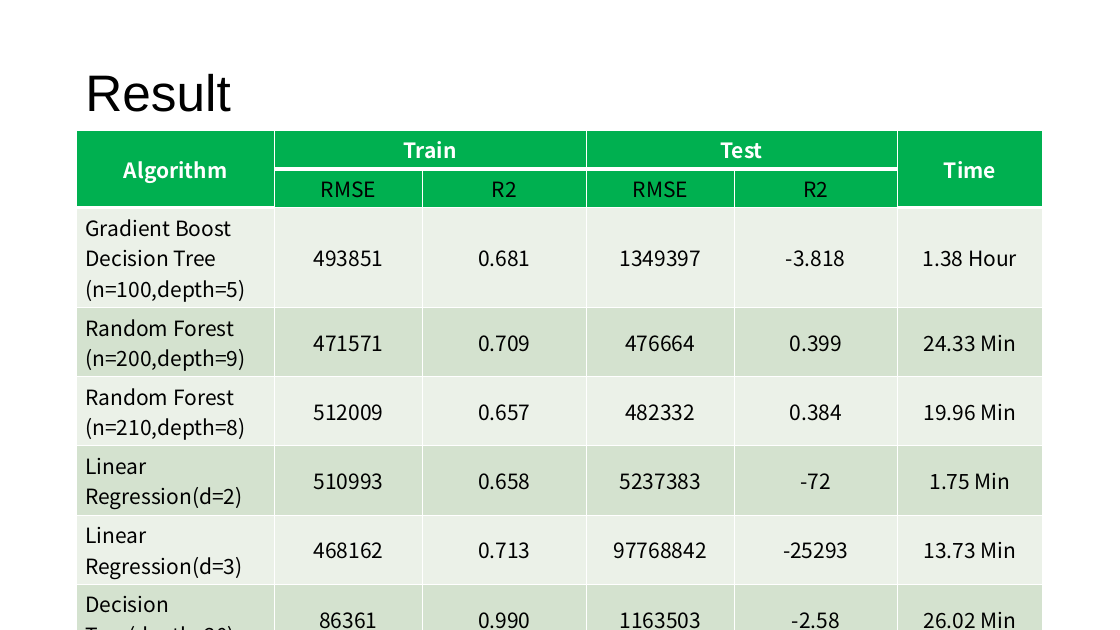
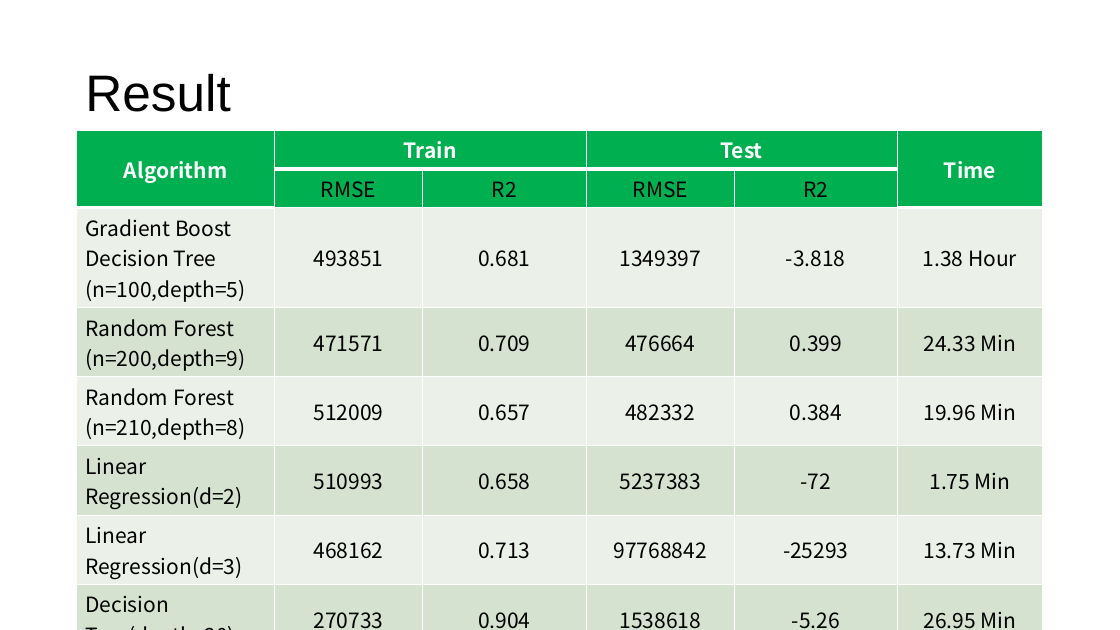
Before and after one commit to DrQJojo/651FinalProject, a slide deck: slide 23 of 651FinalProject.pptx. Drawn at 1120x630 pixels with LibreOffice and Linux fonts; fonts in the diff are those of the drawing; background and template pictures are left out. Boxes give left, top, right and bottom in pixels: in the first picture for what was removed or moved away, otherwise in the second. Text is boxed around its words. In the diff, an @@ line names an element or a change of style, - is before the commit and + after.

```diff
--- a/651FinalProject.pptx
+++ b/651FinalProject.pptx
@@ table at bbox=[77, 130, 1045, 630] @@
-row 8: Decision Tree(depth=20) | 86361 | 0.990 | 1163503 | -2.58 | 26.02 Min
+row 8: Decision Tree(depth=20) | 270733 | 0.904 | 1538618 | -5.26 | 26.95 Min
```
